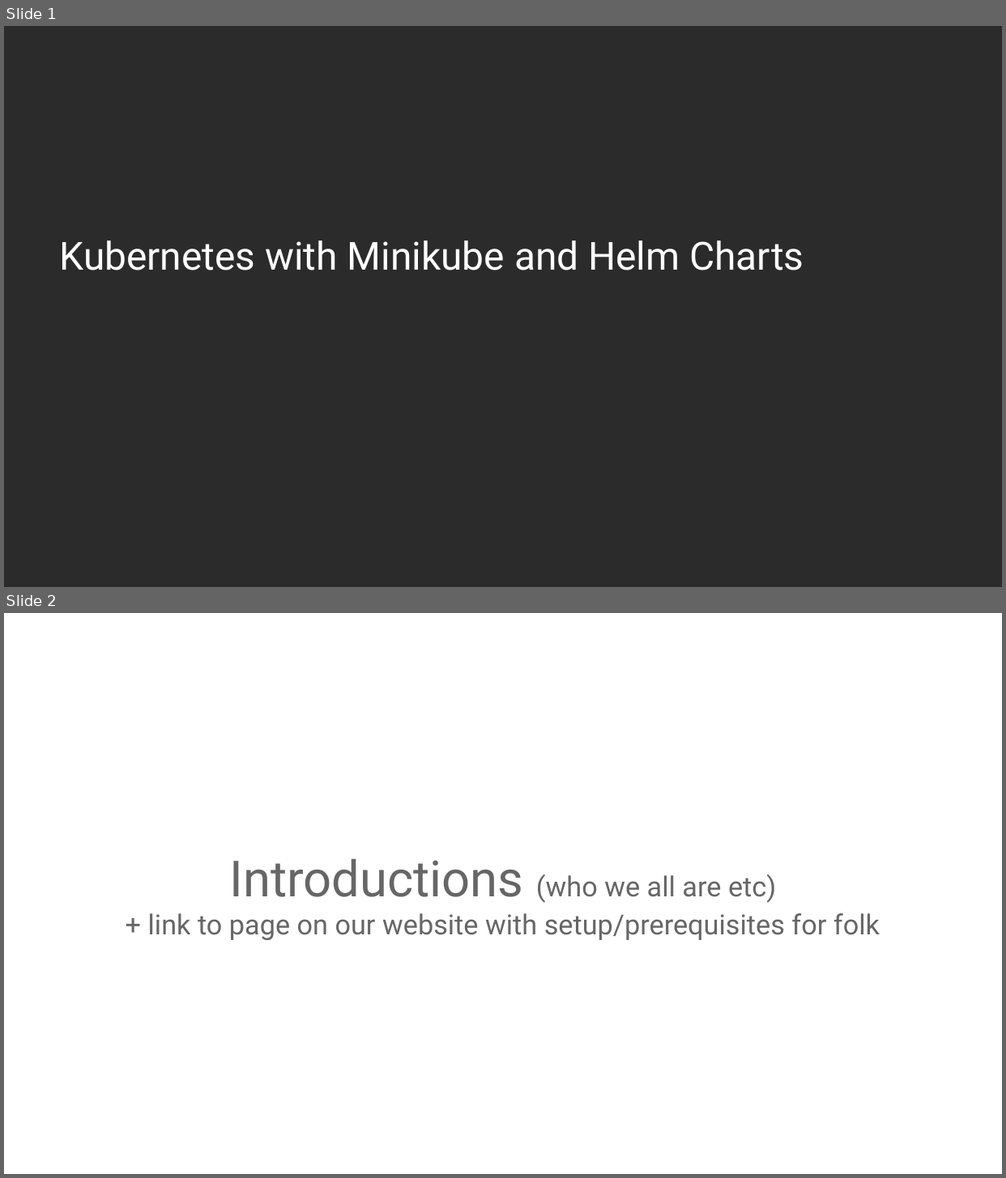
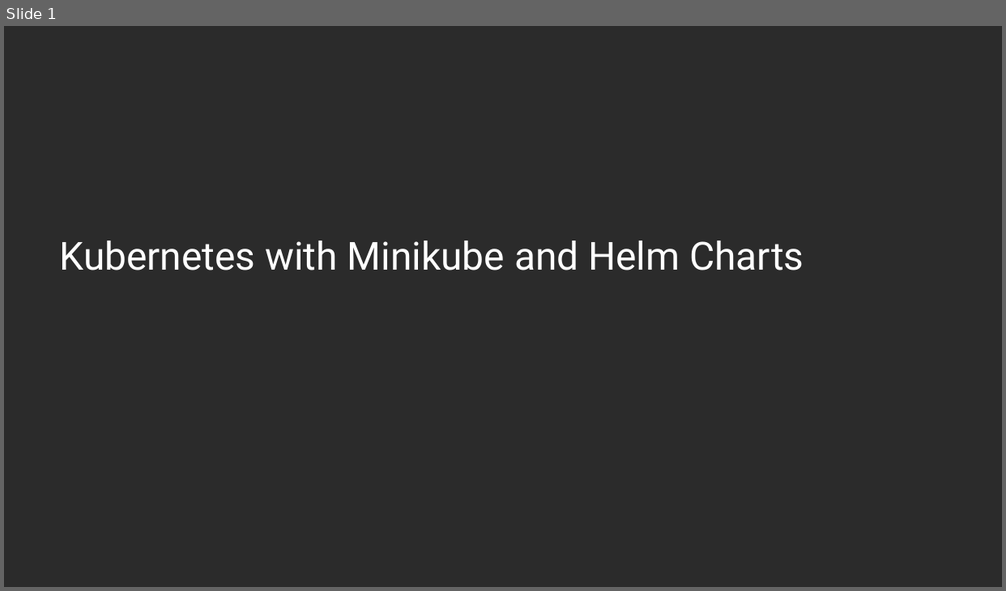
Before and after one commit to AutomatedIT/presentations, a slide deck: KubernetesMinikubeHelm_1.pptx. Shown one above the other, each under a label of ours: slides 1 and 2 before the commit, slide 1 after it. The pictures are 1006x1178 and 1006x591 pixels, drawn with LibreOffice and Linux fonts; fonts in the diff are those of the drawing; background and template pictures are left out; a plain dark background stands for a picture behind light text. Boxes give left, top, right and bottom in pixels: in the first picture for what was removed or moved away, otherwise in the second. Text is boxed around its words. In the diff, an @@ line names an element or a change of style, - is before the commit and + after.

Commit message:
changes page 2

```diff
--- a/KubernetesMinikubeHelm_1.pptx
+++ b/KubernetesMinikubeHelm_1.pptx
@@ slide 2 removed at (x1=4, y1=613, x2=1002, y2=1174), background picture (left out) @@
@@ title removed at (x1=148, y1=859, x2=880, y2=940) @@
-Introductions (who we all are etc)
-+ link to page on our website with setup/prerequisites for folk
```
Also in this commit, not shown: 10 slides changed, 1 slide added.
